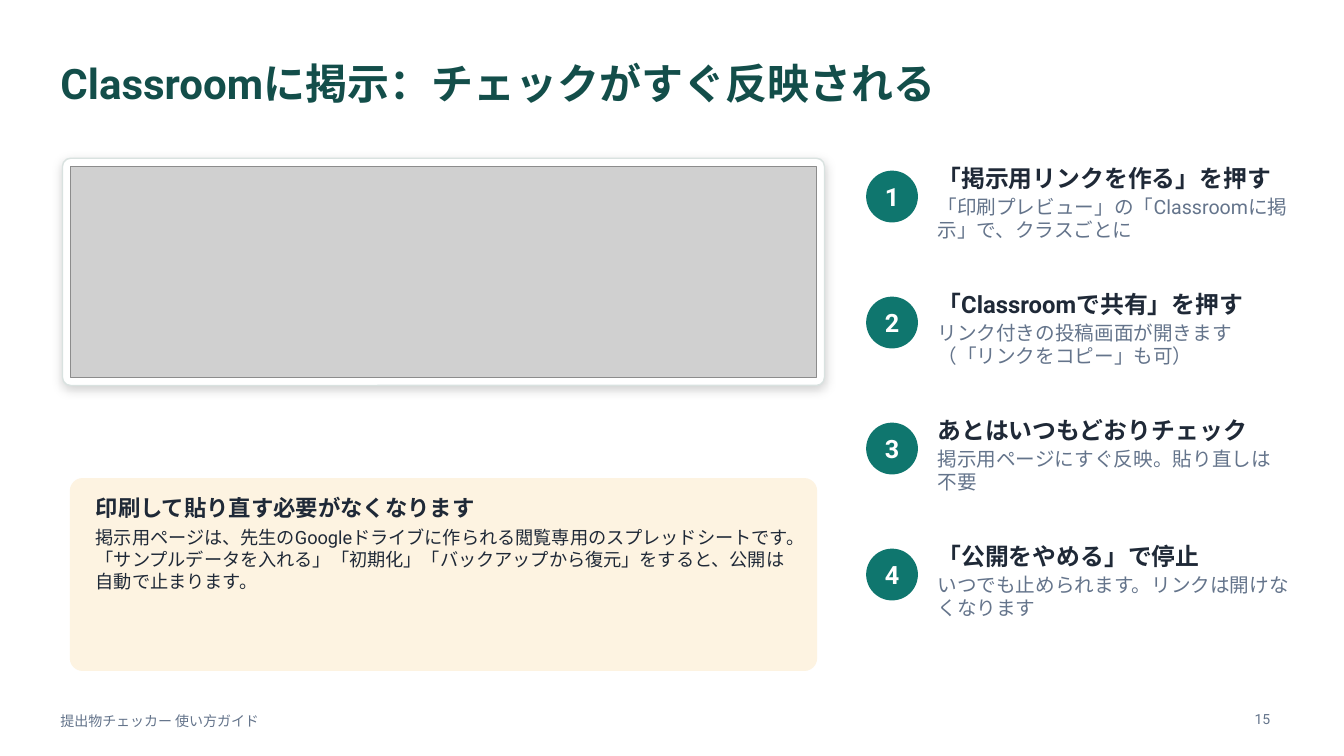
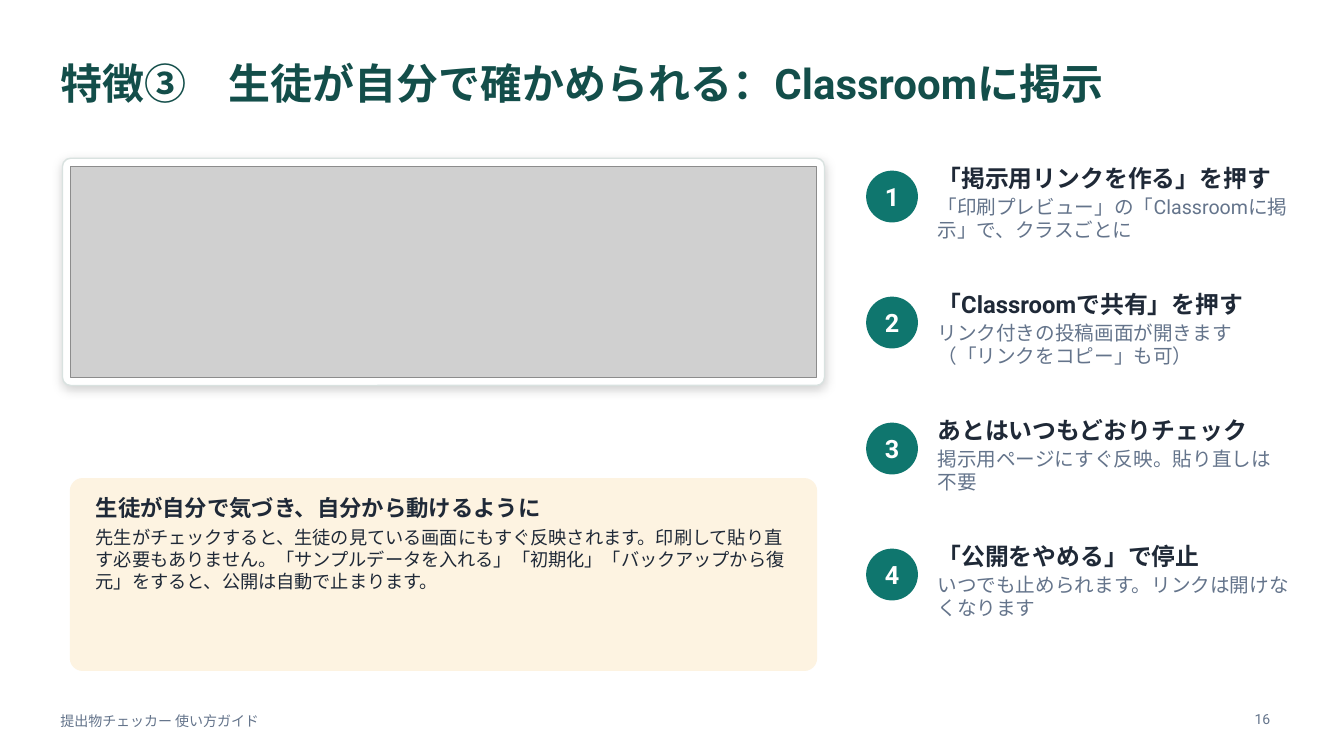
Before and after one commit to daharakazu-glitch/homework-checker, a slide deck: slide 16 of docs/提出物チェッカー_使い方ガイド.pptx (slide 15 before the commit). Drawn at 1344x756 pixels with LibreOffice and Linux fonts; fonts in the diff are those of the drawing; grey boxes stand for pictures. Boxes give left, top, right and bottom in pixels: in the first picture for what was removed or moved away, otherwise in the second. Text is boxed around its words. In the diff, an @@ line names an element or a change of style, - is before the commit and + after.

```diff
--- a/docs/提出物チェッカー_使い方ガイド.pptx
+++ b/docs/提出物チェッカー_使い方ガイド.pptx
@@ title at (60, 62, 1103, 103): text changed @@
-Classroomに掲示：チェックがすぐ反映される
+特徴③ 生徒が自分で確かめられる：Classroomに掲示
@@ text at (96, 497, 785, 590): text changed @@
-印刷して貼り直す必要がなくなります
-掲示用ページは、先生のGoogleドライブに作られる閲覧専用のスプレッドシートです。「サンプルデータを入れる」「初期化」「バックアップから復元」をすると、公開は自動で止まります。
+生徒が自分で気づき、自分から動けるように
+先生がチェックすると、生徒の見ている画面にもすぐ反映されます。印刷して貼り直す必要もありません。「サンプルデータを入れる」「初期化」「バックアップから復元」をすると、公開は自動で止まります。
```
Also in this commit, not shown: 7 other slides changed, 3 slides added, 2 slides removed, 3 other files.
